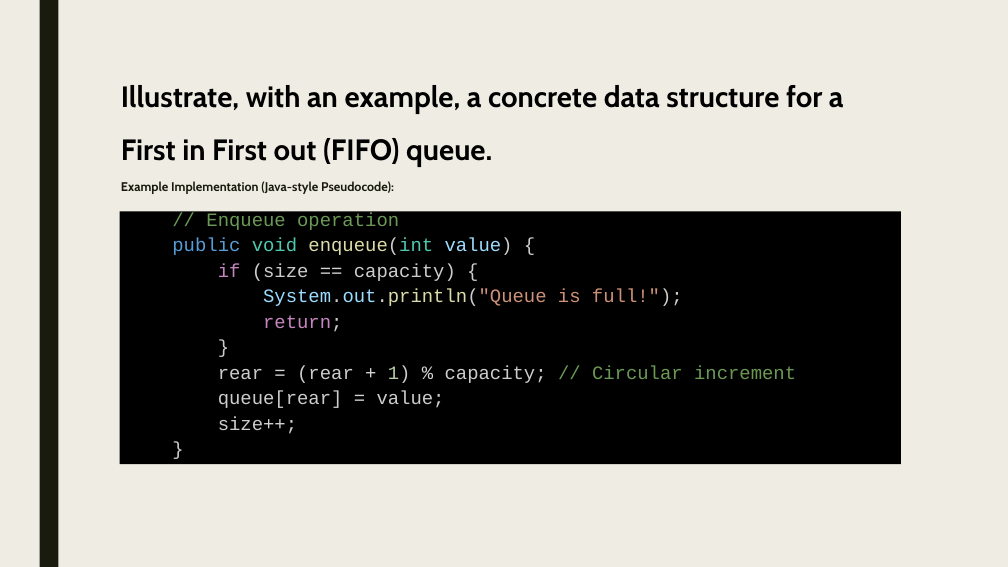
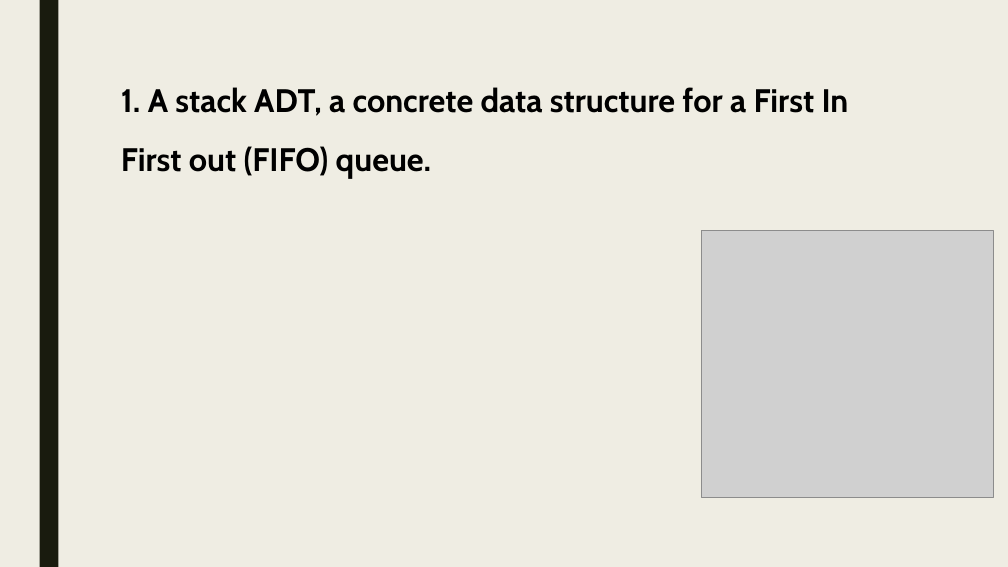
Before and after one commit to PuppySneaky/ASM1-Data-Structure-Algorithms, a slide deck: slide 35 of ASM1.pptx (slide 33 before the commit). Drawn at 1008x567 pixels with LibreOffice and Linux fonts; fonts in the diff are those of the drawing; grey boxes stand for pictures. Boxes give left, top, right and bottom in pixels: in the first picture for what was removed or moved away, otherwise in the second. Text is boxed around its words. In the diff, an @@ line names an element or a change of style, - is before the commit and + after.

```diff
--- a/ASM1.pptx
+++ b/ASM1.pptx
@@ title at (121, 87, 849, 179): text changed; size 28 to 31 pt @@
-Illustrate, with an example, a concrete data structure for a First in First out (FIFO) queue.
+1. A stack ADT, a concrete data structure for a First In First out (FIFO) queue.
@@ text removed at (121, 181, 394, 194) @@
-Example Implementation (Java-style Pseudocode):
@@ rectangle removed at (119, 212, 901, 464) @@
-// Enqueue operation
-public void enqueue(int value) {
-if (size == capacity) {
-System.out.println("Queue is full!");
-return;
-}
-rear = (rear + 1) % capacity; // Circular increment
-queue[rear] = value;
-size++;
-}
@@ picture added at (702, 231, 993, 498) @@
```
Also in this commit, not shown: 9 other slides changed, 49 slides added, 44 slides removed.
